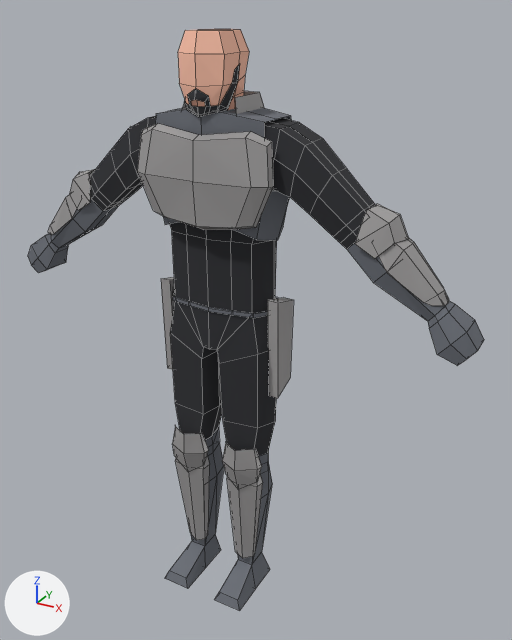
One commit to the Blender file meshes/player/characters/Remnant/Remnant_new.blend: the scene before it, then after it.
Rendered twice from a camera (50 mm lens) standing at (0.946, -1.497, 1.642) and looking at (0.069, 0.098, 0.845). The lights are fixed; the arrows at lower left show +X, +Y and +Z. Mesh edges are drawn as thin lines.

Names of what the first picture shows: 'Character', 'chestplate', 'chestplate.001', 'greave.L', 'greave.R', 'vambrace.L', 'vambrace.R', 'vest'.
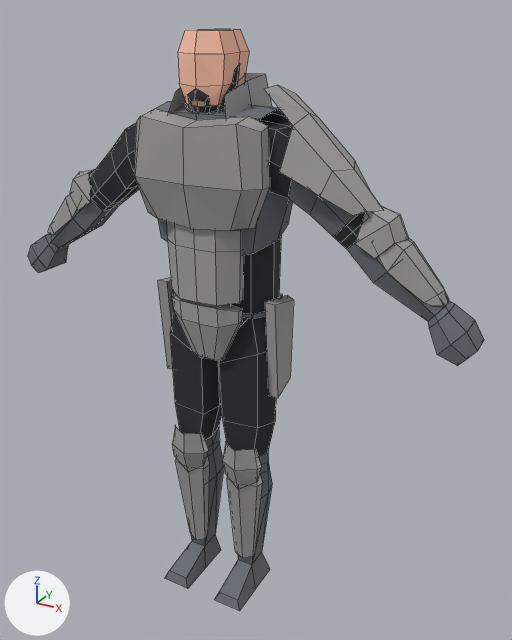
The change, as a diff of the scene's bpy script:
```diff
--- a/meshes/player/characters/Remnant/Remnant_new.blend.py
+++ b/meshes/player/characters/Remnant/Remnant_new.blend.py
@@ me_cube_002 @@
 # used by ob_character; location = (0.0, 0.041, 1.256); scale = (0.571, 0.571, 0.571)
-me_cube_002.from_pydata(...)  # 437 vertices, 410 faces; spans x -1.21..1.21, y -0.29..0.14, z -2.2..0.6
+me_cube_002.from_pydata(...)  # 437 vertices, 410 faces; spans x -1.21..1.21, y -0.29..0.19, z -2.2..0.6
+# me_cube_002 part 1: 92 of 437 vertices moved; they spanned x -0.44..0.44, y -0.14..0.14, z -0.61..0.25 and now span x -0.44..0.44, y -0.2..0.19, z -0.61..0.25; mean shift (0.0, 0.0, 0.0); largest move (0.0, -0.14, 0.01) -> (0.0, -0.2, 0.01)
+# me_cube_002 part 2: texture (UV) coordinates of 40 of 410 faces, centred in x -0.28..0.63, y -0.13..0.13, z -0.43..0.12, changed; they spanned u 0.19..0.45, v 0.27..0.38 and now span u 0.28..0.65, v 0.3..0.74
 me_cube_002.materials.append(mat_material)
@@ me_cube_009 @@
-me_cube_009.from_pydata(...)  # 27 vertices, 20 faces; spans x -0.193..0.193, y -0.041..0.013, z -0.166..0.084
+me_cube_009.from_pydata(...)  # 27 vertices, 20 faces; spans x -0.188..0.188, y -0.071..0.013, z -0.166..0.119
+# me_cube_009 part 3: 22 of 27 vertices moved; they spanned x -0.193..0.193, y -0.041..0.013, z -0.149..0.084 and now span x -0.188..0.188, y -0.071..0.013, z -0.149..0.119; mean shift (0.0, -0.014, 0.016); largest move (0.0, -0.035, 0.058) -> (-0.002, -0.065, 0.093)
 me_cube_009.materials.append(mat_metal)
@@ me_cube_010 @@
-me_cube_010.from_pydata(...)  # 27 vertices, 18 faces; spans x -0.198..0.199, y -0.085..0.083, z -0.24..0.288
+me_cube_010.from_pydata(...)  # 27 vertices, 18 faces; spans x -0.198..0.199, y -0.105..0.113, z -0.24..0.302
+# me_cube_010 part 4: 22 of 27 vertices moved; they spanned x -0.166..0.166, y -0.085..0.083, z -0.018..0.288 and now span x -0.166..0.166, y -0.105..0.113, z -0.089..0.302; mean shift (0.0, 0.004, -0.004); largest move (0.0, -0.085, 0.023) -> (0.0, -0.105, -0.089)
 me_cube_010.materials.append(mat_material)
@@ me_cube_012 @@
 # used by ob_chestplate_001; location = (0.0, 0.128, 1.3); rotation_euler = (0.0, 3.142, 0.0), in degrees (0, 180, 0); scale = (-1.0, -1.0, -1.0)
-me_cube_012.from_pydata(...)  # 37 vertices, 24 faces; spans x -0.166..0.166, y -0.043..0.148, z -0.2..0.152
+me_cube_012.from_pydata(...)  # 41 vertices, 26 faces; spans x -0.166..0.166, y -0.043..0.228, z -0.2..0.192
+# me_cube_012 part 5: 8 vertices moved from x -0.112..0.113, y -0.017..0.008, z 0.09..0.152 to x -0.112..0.113, y -0.017..0.008, z 0.1..0.192; 4 vertices removed from x -0.084..0.084, y 0.129..0.148, z 0.09..0.152; 8 vertices added at x -0.1..0.101, y 0.123..0.228, z 0.1..0.187
 me_cube_012.materials.append(mat_metal)
@@ ob_chestplate @@
 ob_chestplate = bpy.data.objects.new('chestplate', me_cube_009)
-ob_chestplate.location = (0.0, -0.048, 1.3)
+ob_chestplate.location = (0.0, -0.057, 1.3)
@@ ob_chestplate_001 @@
 ob_chestplate_001 = bpy.data.objects.new('chestplate.001', me_cube_012)
-ob_chestplate_001.location = (0.0, 0.128, 1.3)
+ob_chestplate_001.location = (0.0, 0.159, 1.3)
 ob_chestplate_001.rotation_euler = (0.0, 3.142, 0.0)  # degrees (0, 180, 0)
@@ ob_character_002 @@
+ob_character_002 = bpy.data.objects.new('Character.002', me_cube_004)  # 51 vertices, 36 faces; spans x -0.191..0.191, y -0.24..-0.133, z -0.424..0.285; in mat_material (picture img_remnant_palette_png)
+ob_character_002.location = (0.0, 0.041, 1.02)
+ob_character_002.scale = (0.571, 0.571, 0.571)
@@ ob_character_001 @@
+ob_character_001 = bpy.data.objects.new('Character.001', me_cube_003)  # 18 vertices, 10 faces; spans x -0.215..0.27, y -0.164..0.177, z -0.191..0.277; in mat_material (picture img_remnant_palette_png)
+ob_character_001.location = (0.28, 0.041, 1.323)
+ob_character_001.scale = (0.571, 0.571, 0.571)
```

What differs and where, as boxes [x1, y1, x2, y2] in the pictures (512 x 640 px; the box of a moved part takes in the faces that stretch with it):
'chestplate', reshaped, moved (14% taller)
    before: [137, 123, 273, 230]
    after: [134, 109, 270, 231]
'Character.002', added
    after: [166, 221, 244, 360]
'Character.001', added
    after: [264, 85, 382, 216]
'vest', reshaped
    before: [155, 108, 291, 240]
    after: [151, 101, 293, 256]
'chestplate.001', reshaped, moved
    before: [182, 91, 264, 114]
    after: [168, 73, 272, 119]
part 1 of me_cube_002, moved or reshaped
    before: [111, 116, 338, 398]
    after: [111, 113, 319, 398]
part 2 of me_cube_002, surface changed (black to grey)
    before: [310, 139, 374, 237]
    after: [310, 196, 359, 237]
